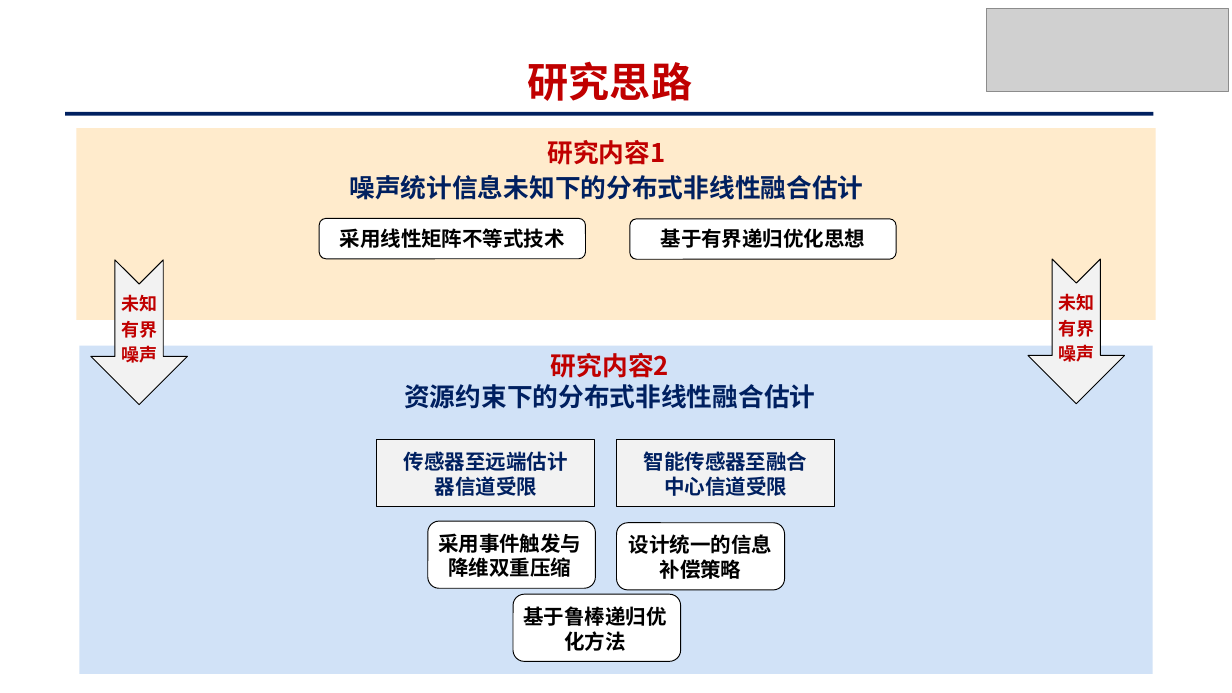
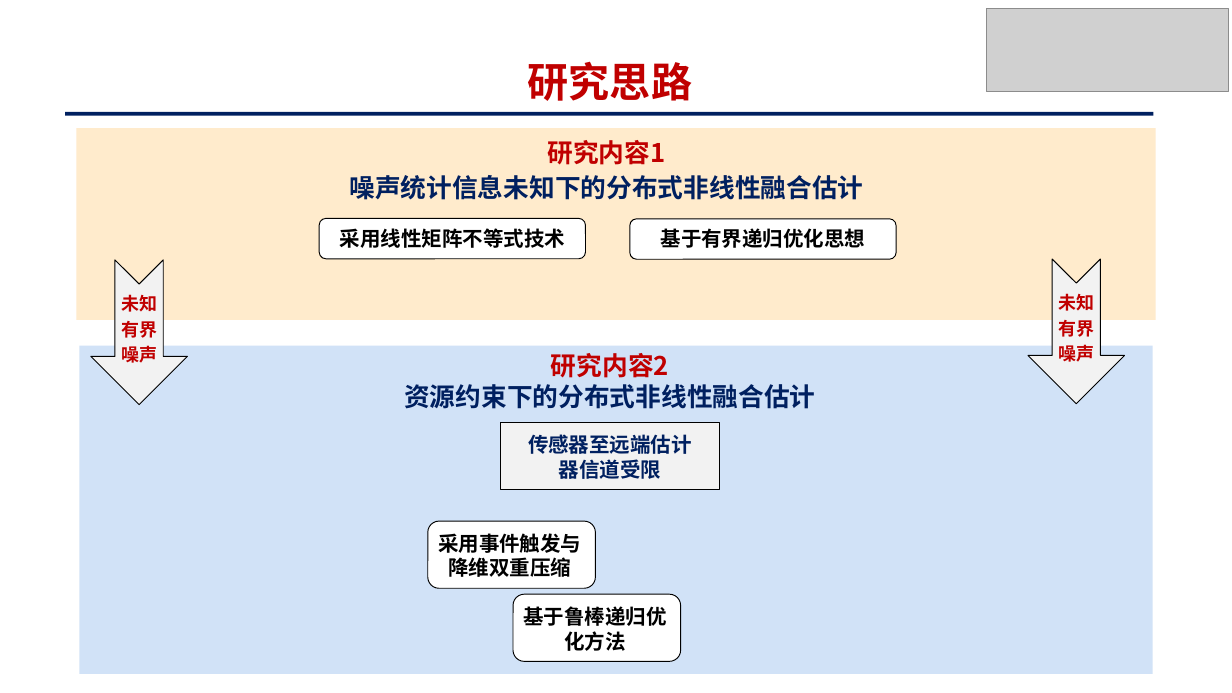
Before and after one commit to yck0609/master-thesis, a slide deck: slide 8 of PPT/基于策略迭代的马尔可夫跳变系统最优跟踪控制_姚才康.pptx. Drawn at 1232x693 pixels with LibreOffice and Linux fonts; fonts in the diff are those of the drawing; grey boxes stand for pictures. Boxes give left, top, right and bottom in pixels: in the first picture for what was removed or moved away, otherwise in the second. Text is boxed around its words. In the diff, an @@ line names an element or a change of style, - is before the commit and + after.

```diff
--- a/PPT/基于策略迭代的马尔可夫跳变系统最优跟踪控制_姚才康.pptx
+++ b/PPT/基于策略迭代的马尔可夫跳变系统最优跟踪控制_姚才康.pptx
@@ rounded rectangle: place and size @@
-rounded rectangle at box(377, 440, 595, 507)
+rounded rectangle at box(501, 422, 719, 490)
@@ text "传感器至远端估计器信道受限": place and size @@
-text "传感器至远端估计器信道受限" at box(404, 451, 568, 496)
+text "传感器至远端估计器信道受限" at box(528, 434, 692, 479)
@@ rounded rectangle removed at box(616, 440, 835, 507) @@
@@ text removed at box(644, 451, 808, 496) @@
-智能传感器至融合中心信道受限
@@ rounded rectangle removed at box(616, 523, 785, 591) @@
@@ text removed at box(629, 534, 772, 579) @@
-设计统一的信息补偿策略
```
Also in this commit, not shown: 3 other slides changed, 1 slide added, 2 slides removed, 6 other files.
